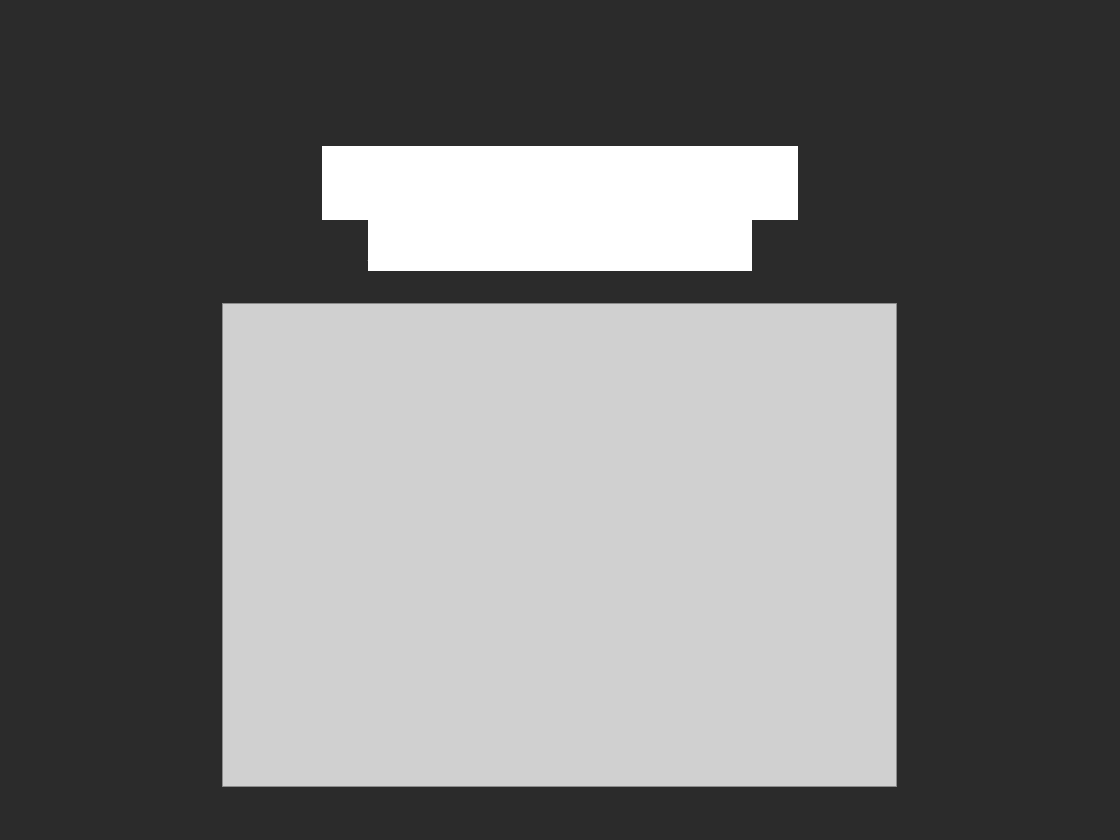
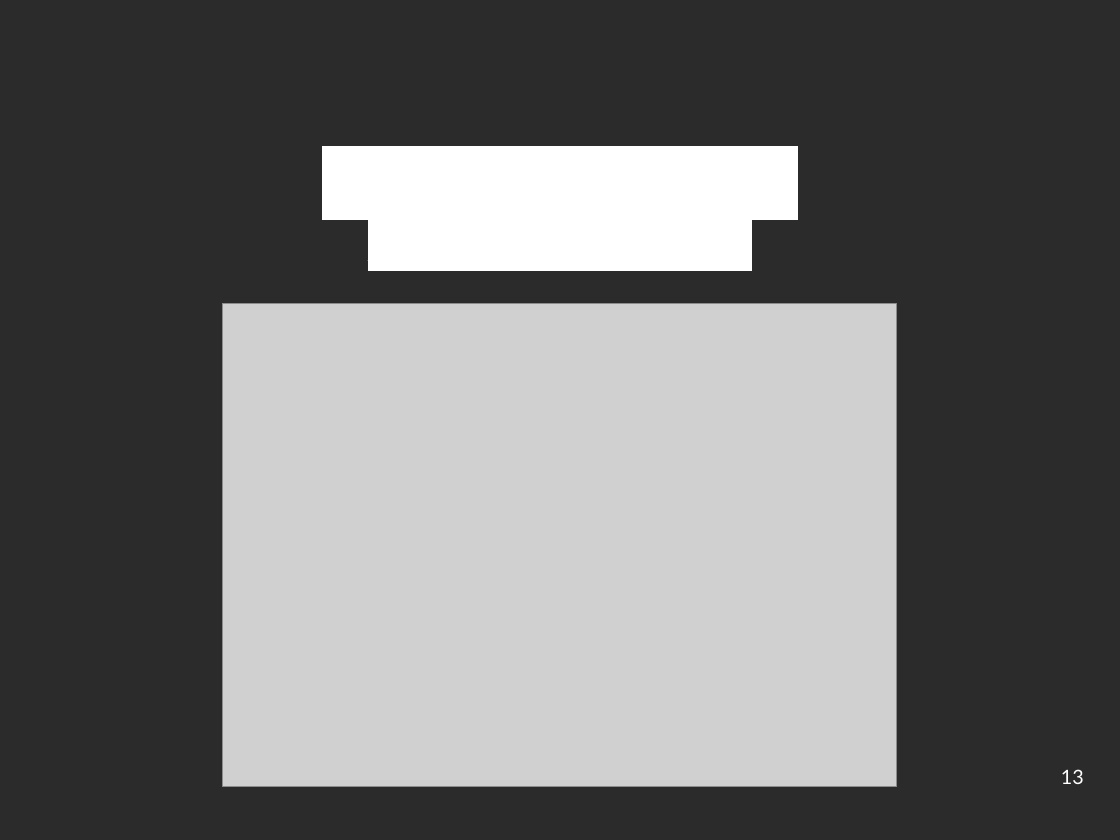
Before and after one commit to Bugro/CUBI, a slide deck: slide 13 of Com/SoutenanceFinale/Soutenance Finale.odp. Drawn at 1120x840 pixels with LibreOffice and Linux fonts; fonts in the diff are those of the drawing; grey boxes stand for pictures; background and template pictures are left out; a plain dark background stands for a picture behind light text. Boxes give left, top, right and bottom in pixels: in the first picture for what was removed or moved away, otherwise in the second. Text is boxed around its words. In the diff, an @@ line names an element or a change of style, - is before the commit and + after.

```diff
--- a/Com/SoutenanceFinale/Soutenance Finale.odp
+++ b/Com/SoutenanceFinale/Soutenance Finale.odp
@@ page number added at (1061, 769, 1084, 784), 14 pt, text #FFFFFF @@
+13
```
Also in this commit, not shown: 16 other slides changed, 1 slide added.
